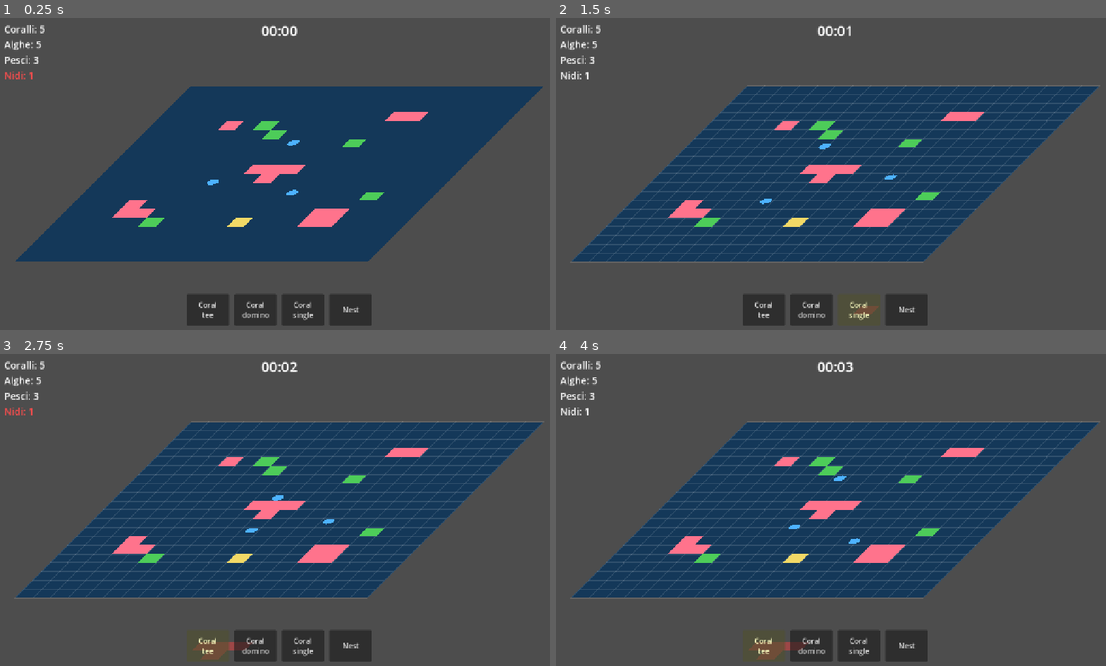
Above: before the commit, frames 1-4 (two rows, left to right).
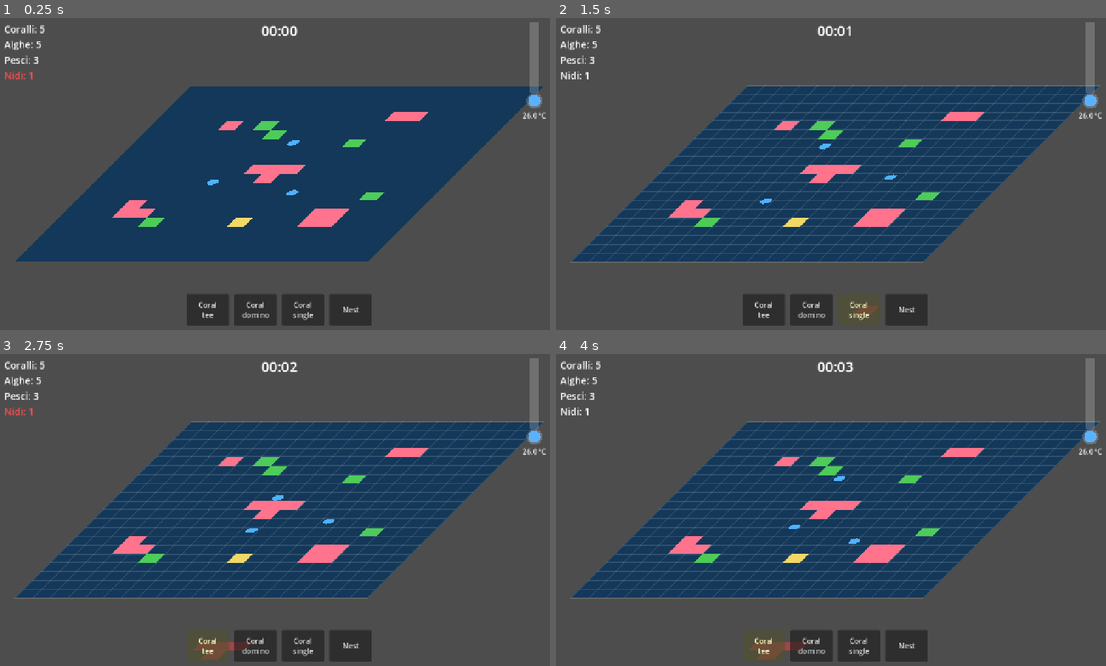
Above: after the commit, the same moments.

Repository: TakFog/rgj2026
Game: Godot game, scene res://main/main.tscn
The game is run twice, just before and just after one commit, with the same random seed, the same clock (stepped at 60 frames per second) and the same inputs.
Inputs:
- Up to frame 1 (0.25 s): no input
- Up to frame 2 (1.5 s): click "Coral single" at 0.5 s; click "Coral single" at 1.25 s
- Up to frame 3 (2.75 s): click "Coral tee" at 2 s
- Up to frame 4 (4 s): click "Nest" at 2.75 s; click "Coral tee" at 3.5 s

The runs differ from the first frame. In frame 1, 0.5% of the frame differs, in the area x 95-100%, y 1-33%; in frame 2, 0.5%; in frame 3, 0.5%; in frame 4, 0.5%, in the area x 52-100%, y 1-60%.

Commit message:
Add thermometer UI and wire temperature system

Diff:
--- a/main/dev_a_systems.gd
+++ b/main/dev_a_systems.gd
@@ -4,6 +4,7 @@
 
 var inventory: InventorySystem
 var placement: PlacementController
+var temperature: TemperatureSystem
 
 
 func _ready() -> void:
@@ -16,8 +17,16 @@
 	placement.inventory = inventory
 	add_child(placement)
 
+	temperature = TemperatureSystem.new()
+	temperature.name = "TemperatureSystem"
+	add_child(temperature)
+
 	var bar := InventoryBar.new()
 	bar.name = "InventoryBar"
 	bar.inventory = inventory
 	bar.placement = placement
 	Game.ui.add_child(bar)
+
+	var thermometer := Thermometer.new()
+	thermometer.name = "Thermometer"
+	Game.ui.add_child(thermometer)
--- /dev/null
+++ b/ui/a_thermometer.gd
@@ -0,0 +1,42 @@
+class_name Thermometer
+extends Control
+## Top-right thermometer (GDD §6, §9): fills and reddens as Game.temperature rises.
+
+const TUBE_SIZE := Vector2(22, 160)
+const BULB_RADIUS := 18.0
+const COLD := Color(0.35, 0.7, 1.0)
+const HOT := Color(1.0, 0.25, 0.15)
+
+var _label: Label
+
+
+func _ready() -> void:
+	custom_minimum_size = Vector2(90, TUBE_SIZE.y + BULB_RADIUS * 2.0 + 30.0)
+	size = custom_minimum_size
+	grow_horizontal = Control.GROW_DIRECTION_BEGIN
+	set_anchors_and_offsets_preset(Control.PRESET_TOP_RIGHT, Control.PRESET_MODE_KEEP_SIZE, 16)
+	_label = Label.new()
+	_label.horizontal_alignment = HORIZONTAL_ALIGNMENT_CENTER
+	_label.position = Vector2(0, TUBE_SIZE.y + BULB_RADIUS * 2.0 + 4.0)
+	_label.size = Vector2(custom_minimum_size.x, 24)
+	add_child(_label)
+	Game.temperature_changed.connect(_on_temperature_changed)
+	_on_temperature_changed(Game.temperature)
+
+
+func _on_temperature_changed(value: float) -> void:
+	_label.text = "%.1f °C" % TemperatureModel.to_celsius(value, Game.eco.temp_display_min_c, Game.eco.temp_display_max_c)
+	queue_redraw()
+
+
+func _draw() -> void:
+	var t := clampf(Game.temperature, 0.0, 1.0)
+	var color := COLD.lerp(HOT, t)
+	var x := (custom_minimum_size.x - TUBE_SIZE.x) * 0.5
+	var tube := Rect2(Vector2(x, 0), TUBE_SIZE)
+	var bulb_center := Vector2(custom_minimum_size.x * 0.5, TUBE_SIZE.y + BULB_RADIUS)
+	draw_rect(tube, Color(1, 1, 1, 0.2))
+	draw_circle(bulb_center, BULB_RADIUS, Color(1, 1, 1, 0.2))
+	var fill_height := TUBE_SIZE.y * t
+	draw_rect(Rect2(Vector2(x + 4, TUBE_SIZE.y - fill_height), Vector2(TUBE_SIZE.x - 8, fill_height)), color)
+	draw_circle(bulb_center, BULB_RADIUS - 4.0, color)
Not shown, added: ui/a_thermometer.gd.uid
